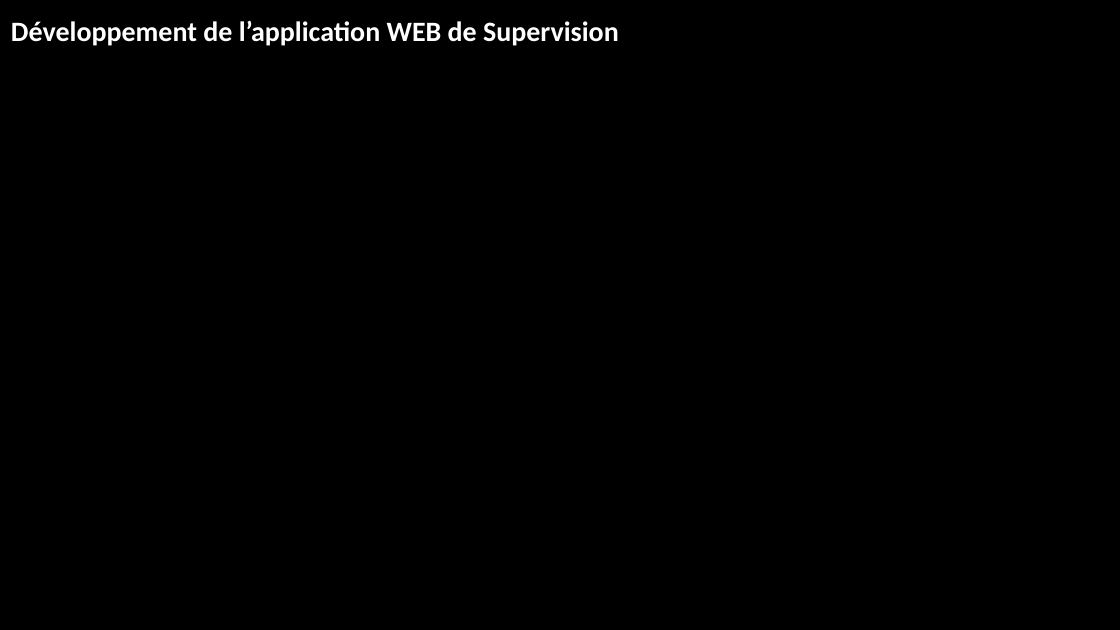
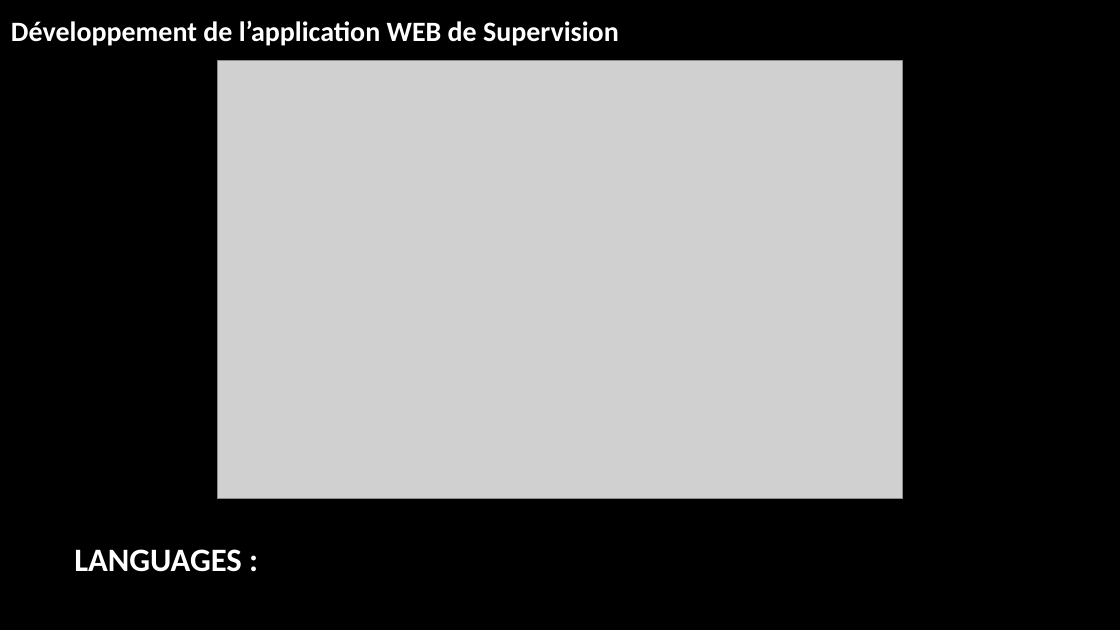
Before and after one commit to corentin-breny/Systeme_Escape_Game_13emePorte, a slide deck: slide 9 of Etudiants/Thomas/Revue Projet/Revue 1/Thomas Cadeau Revue 1.pptx. Drawn at 1120x630 pixels with LibreOffice and Linux fonts; fonts in the diff are those of the drawing; grey boxes stand for pictures; background and template pictures are left out. Boxes give left, top, right and bottom in pixels: in the first picture for what was removed or moved away, otherwise in the second. Text is boxed around its words. In the diff, an @@ line names an element or a change of style, - is before the commit and + after.

```diff
--- a/Etudiants/Thomas/Revue Projet/Revue 1/Thomas Cadeau Revue 1.pptx
+++ b/Etudiants/Thomas/Revue Projet/Revue 1/Thomas Cadeau Revue 1.pptx
@@ picture added at bbox=[218, 61, 903, 498] @@
@@ text added at bbox=[74, 549, 241, 572], 28 pt, text #FFFFFF, bold @@
+LANGUAGES :
```
Also in this commit, not shown: 3 other files.
